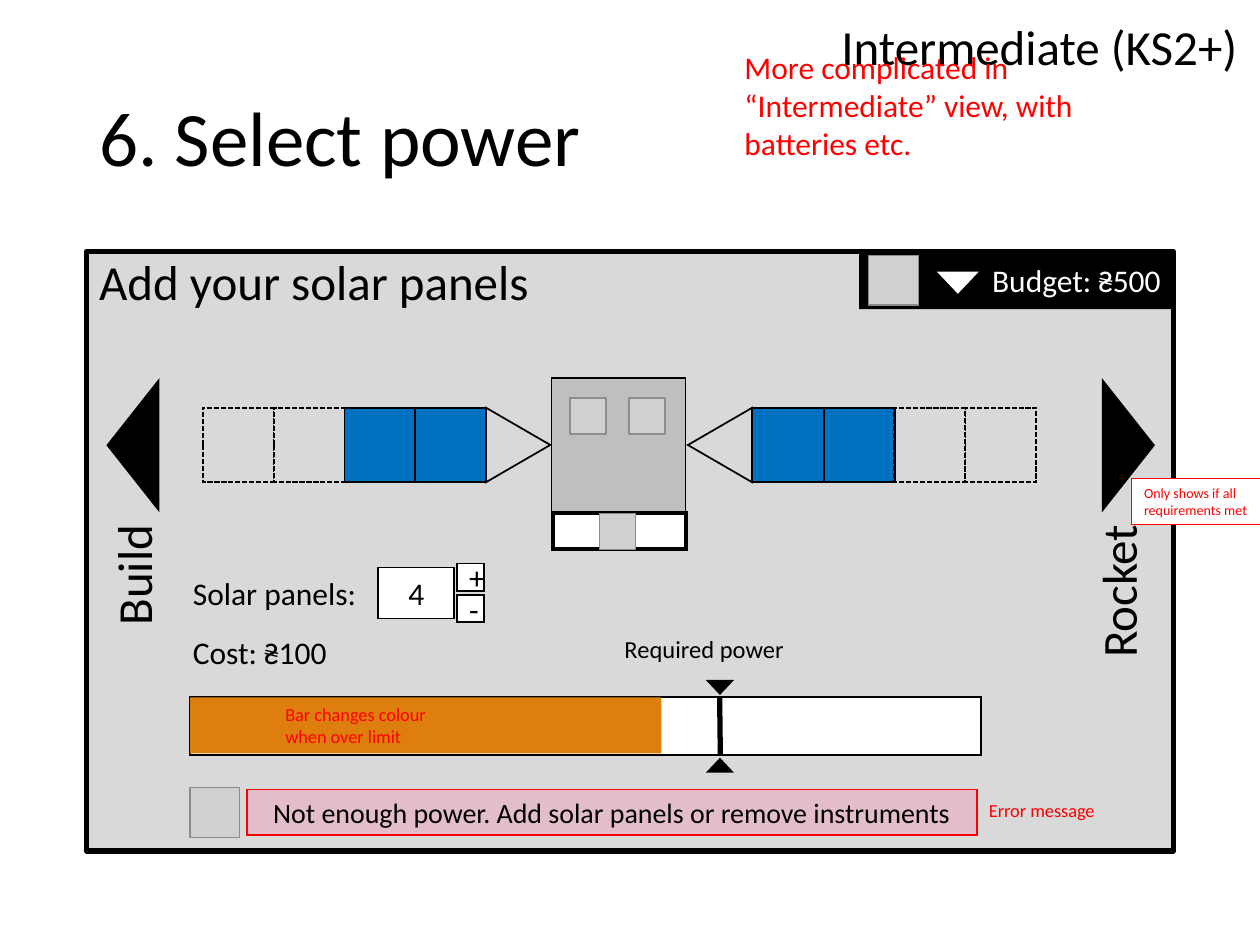
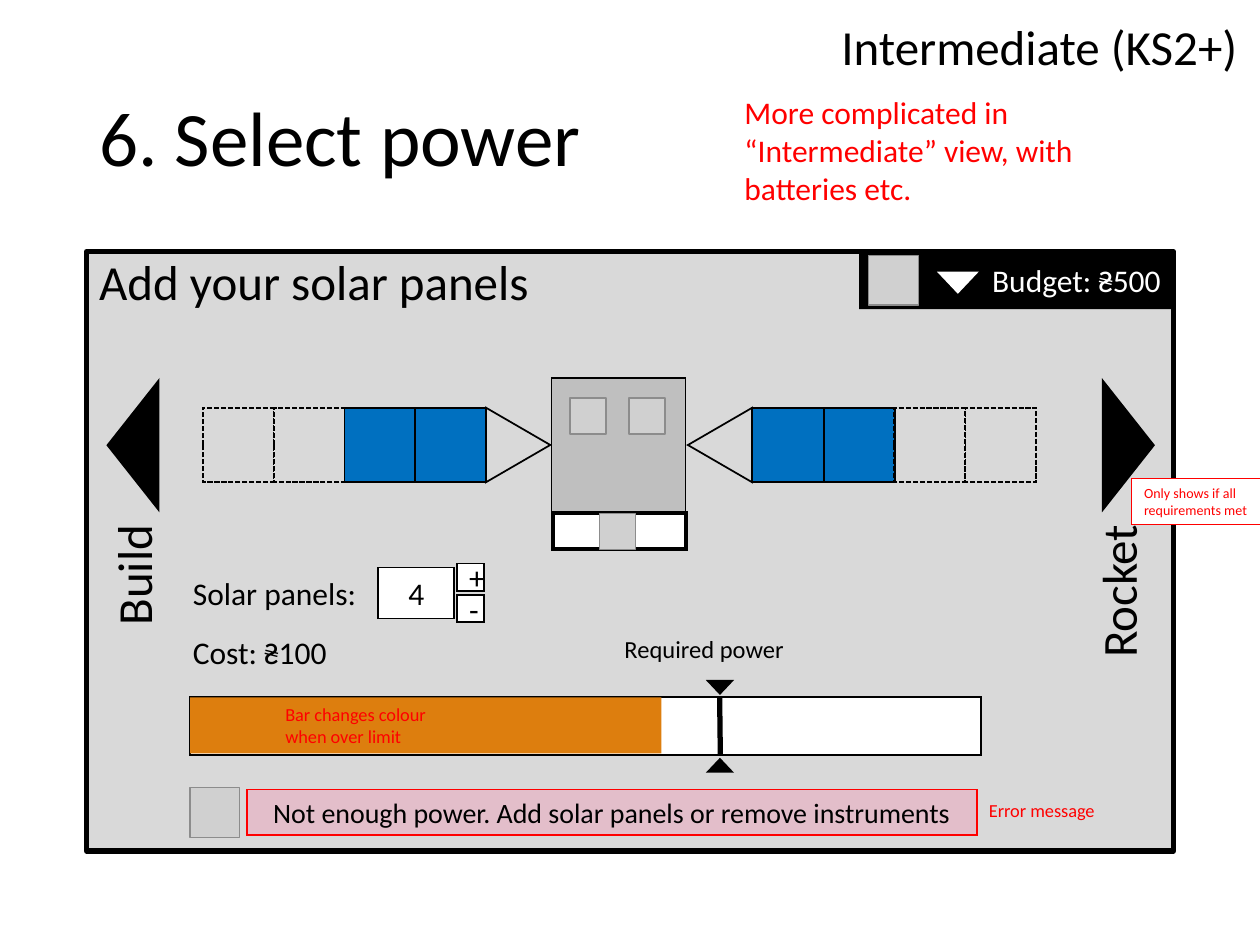
Before and after one commit to chrisnorth/classroom-rocket-scientist, a slide deck: slide 9 of outline_intermediate.pptx. Drawn at 1260x945 pixels with LibreOffice and Linux fonts; fonts in the diff are those of the drawing; grey boxes stand for pictures. Boxes give left, top, right and bottom in pixels: in the first picture for what was removed or moved away, otherwise in the second. Text is boxed around its words. In the diff, an @@ line names an element or a change of style, - is before the commit and + after.

```diff
--- a/outline_intermediate.pptx
+++ b/outline_intermediate.pptx
@@ text "More complicated in “Intermediate” view, ..." rewrapped from [744,53,1073,156] to [744,102,1073,201] @@
```
Also in this commit, not shown: 7 other slides changed, 3 other files.
